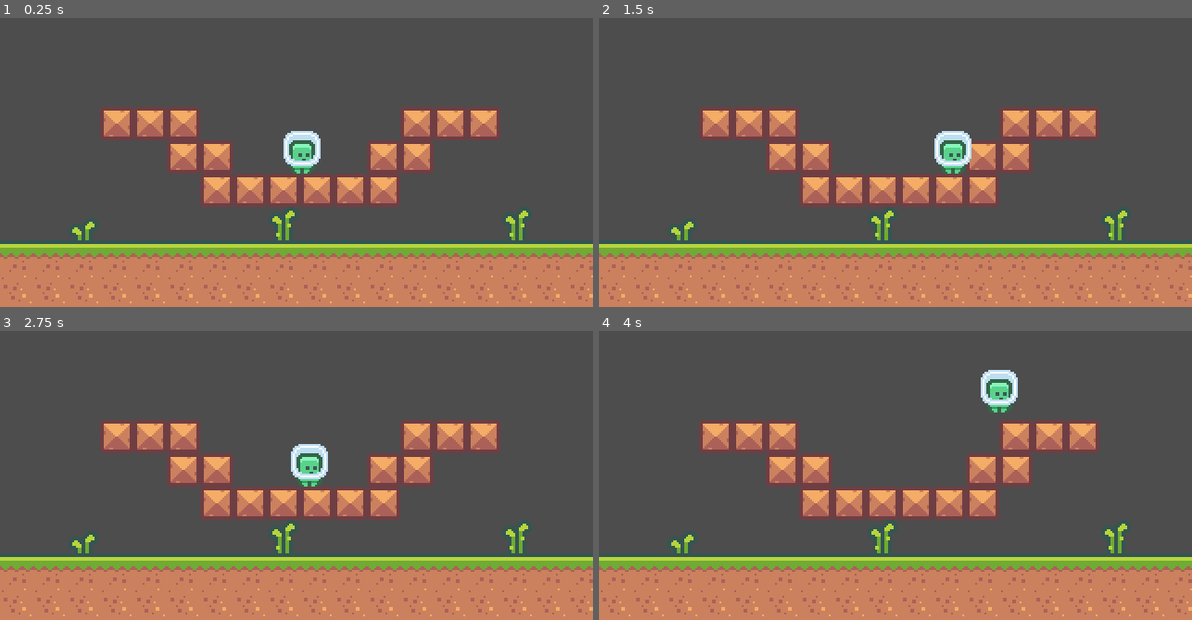
Above: before the commit, frames 1-4 (two rows, left to right).
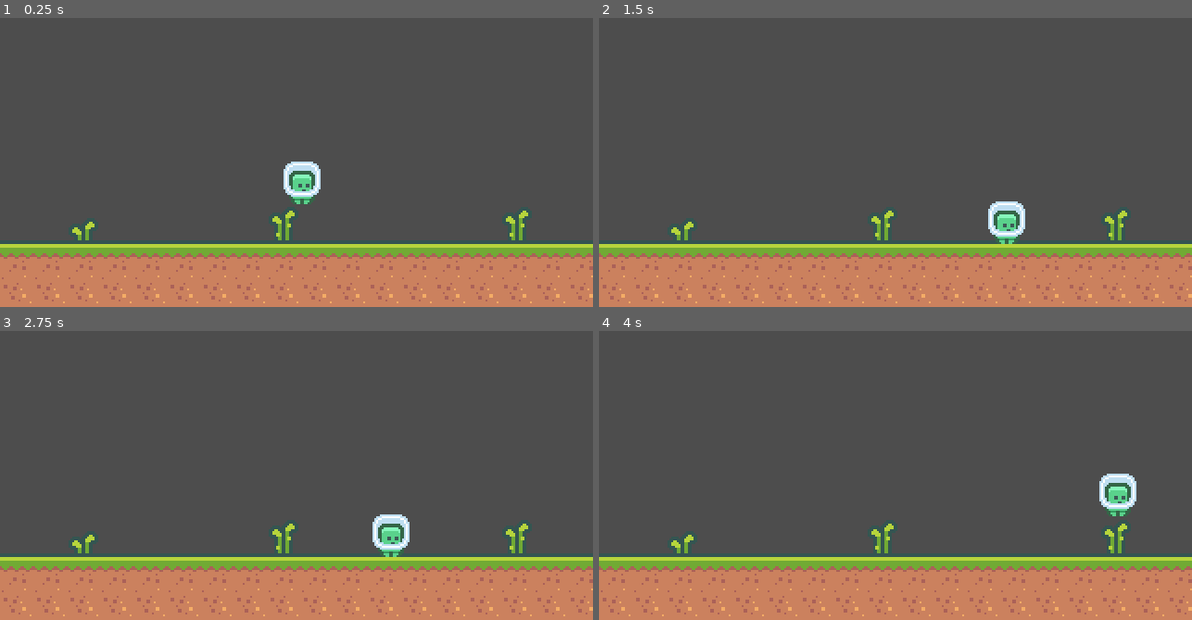
Above: after the commit, the same moments.

Repository: jrenato/pixel_platform
Game: Godot game, scene res://assets/world/World.tscn
The game is run twice, just before and just after one commit, with the same random seed, the same clock (stepped at 60 frames per second) and the same inputs.
Inputs:
- Up to frame 1 (0.25 s): no input
- Up to frame 2 (1.5 s): tap Enter (ui_accept) at 0.5, 0.77 s; hold Right (ui_right) from 0.53 s (still down)
- Up to frame 3 (2.75 s): tap Enter (ui_accept) at 1.52 s; release Right (ui_right) at 2.03 s; hold Left (ui_left) from 2.03 s (still down)
- Up to frame 4 (4 s): release Left (ui_left) at 2.78 s; hold Right (ui_right) from 2.78 s (still down); tap Enter (ui_accept) at 3.02, 3.77 s

The runs differ from the first frame. In frame 1, 11% of the frame differs, in the area x 16-85%, y 30-66%; in frame 2, 12%; in frame 3, 12%; in frame 4, 12%, in the area x 16-91%, y 13-66%.

Commit message:
Set FPS to keep vsync enabled

Diff:
--- a/assets/player/Player.gd
+++ b/assets/player/Player.gd
@@ -26,5 +26,6 @@
 
 	move_and_slide()
 
+
 func apply_gravity(delta):
 	velocity.y += gravity * delta
--- a/assets/player/Player.tscn
+++ b/assets/player/Player.tscn
@@ -15,9 +15,9 @@
 "speed": 5.0
 }]
 
-[sub_resource type="CapsuleShape2D" id="CapsuleShape2D_kvb1w"]
-radius = 7.0
-height = 18.0
+[sub_resource type="CapsuleShape2D" id="CapsuleShape2D_if3x5"]
+radius = 5.0
+height = 17.0
 
 [node name="Player" type="CharacterBody2D"]
 script = ExtResource("1_qh5p3")
@@ -28,5 +28,5 @@
 flip_h = true
 
 [node name="CollisionShape2D" type="CollisionShape2D" parent="."]
-position = Vector2(0, 3)
-shape = SubResource("CapsuleShape2D_kvb1w")
+position = Vector2(0, 3.5)
+shape = SubResource("CapsuleShape2D_if3x5")
--- a/assets/world/World.tscn
+++ b/assets/world/World.tscn
@@ -1,6 +1,5 @@
-[gd_scene load_steps=6 format=3 uid="uid://c66jsmk2m8d83"]
+[gd_scene load_steps=5 format=3 uid="uid://c66jsmk2m8d83"]
 
-[ext_resource type="PackedScene" uid="uid://b2pvqh11ghvup" path="res://assets/world/block/Block.tscn" id="1_thraq"]
 [ext_resource type="PackedScene" uid="uid://bx0k7kkgxmth2" path="res://assets/player/Player.tscn" id="2_0mvch"]
 [ext_resource type="Texture2D" uid="uid://b1wavil2t0gf5" path="res://assets/world/tiles_packed.png" id="3_3kohn"]
 
@@ -8,184 +7,553 @@
 texture = ExtResource("3_3kohn")
 texture_region_size = Vector2i(18, 18)
 0:0/0 = 0
+0:0/0/physics_layer_0/linear_velocity = Vector2(0, 0)
+0:0/0/physics_layer_0/angular_velocity = 0.0
 1:0/0 = 0
+1:0/0/physics_layer_0/linear_velocity = Vector2(0, 0)
+1:0/0/physics_layer_0/angular_velocity = 0.0
 2:0/0 = 0
+2:0/0/physics_layer_0/linear_velocity = Vector2(0, 0)
+2:0/0/physics_layer_0/angular_velocity = 0.0
 3:0/0 = 0
+3:0/0/physics_layer_0/linear_velocity = Vector2(0, 0)
+3:0/0/physics_layer_0/angular_velocity = 0.0
 4:0/0 = 0
+4:0/0/physics_layer_0/linear_velocity = Vector2(0, 0)
+4:0/0/physics_layer_0/angular_velocity = 0.0
 5:0/0 = 0
+5:0/0/physics_layer_0/linear_velocity = Vector2(0, 0)
+5:0/0/physics_layer_0/angular_velocity = 0.0
 6:0/0 = 0
+6:0/0/physics_layer_0/linear_velocity = Vector2(0, 0)
+6:0/0/physics_layer_0/angular_velocity = 0.0
 7:0/0 = 0
+7:0/0/physics_layer_0/linear_velocity = Vector2(0, 0)
+7:0/0/physics_layer_0/angular_velocity = 0.0
 8:0/0 = 0
+8:0/0/physics_layer_0/linear_velocity = Vector2(0, 0)
+8:0/0/physics_layer_0/angular_velocity = 0.0
 9:0/0 = 0
+9:0/0/physics_layer_0/linear_velocity = Vector2(0, 0)
+9:0/0/physics_layer_0/angular_velocity = 0.0
 10:0/0 = 0
+10:0/0/physics_layer_0/linear_velocity = Vector2(0, 0)
+10:0/0/physics_layer_0/angular_velocity = 0.0
 11:0/0 = 0
+11:0/0/physics_layer_0/linear_velocity = Vector2(0, 0)
+11:0/0/physics_layer_0/angular_velocity = 0.0
 12:0/0 = 0
+12:0/0/physics_layer_0/linear_velocity = Vector2(0, 0)
+12:0/0/physics_layer_0/angular_velocity = 0.0
 13:0/0 = 0
+13:0/0/physics_layer_0/linear_velocity = Vector2(0, 0)
+13:0/0/physics_layer_0/angular_velocity = 0.0
 14:0/0 = 0
+14:0/0/physics_layer_0/linear_velocity = Vector2(0, 0)
+14:0/0/physics_layer_0/angular_velocity = 0.0
 15:0/0 = 0
+15:0/0/physics_layer_0/linear_velocity = Vector2(0, 0)
+15:0/0/physics_layer_0/angular_velocity = 0.0
 16:0/0 = 0
+16:0/0/physics_layer_0/linear_velocity = Vector2(0, 0)
+16:0/0/physics_layer_0/angular_velocity = 0.0
 17:0/0 = 0
+17:0/0/physics_layer_0/linear_velocity = Vector2(0, 0)
+17:0/0/physics_layer_0/angular_velocity = 0.0
 18:0/0 = 0
+18:0/0/physics_layer_0/linear_velocity = Vector2(0, 0)
+18:0/0/physics_layer_0/angular_velocity = 0.0
 19:0/0 = 0
+19:0/0/physics_layer_0/linear_velocity = Vector2(0, 0)
+19:0/0/physics_layer_0/angular_velocity = 0.0
 0:1/0 = 0
+0:1/0/physics_layer_0/linear_velocity = Vector2(0, 0)
+0:1/0/physics_layer_0/angular_velocity = 0.0
 1:1/0 = 0
+1:1/0/physics_layer_0/linear_velocity = Vector2(0, 0)
+1:1/0/physics_layer_0/angular_velocity = 0.0
+1:1/0/physics_layer_0/polygon_0/points = PackedVector2Array(-7, -7, 9, -7, 9, 9, -7, 9)
 2:1/0 = 0
+2:1/0/physics_layer_0/linear_velocity = Vector2(0, 0)
+2:1/0/physics_layer_0/angular_velocity = 0.0
+2:1/0/physics_layer_0/polygon_0/points = PackedVector2Array(-9, -7, 9, -7, 9, 9, -9, 9)
 3:1/0 = 0
+3:1/0/physics_layer_0/linear_velocity = Vector2(0, 0)
+3:1/0/physics_layer_0/angular_velocity = 0.0
+3:1/0/physics_layer_0/polygon_0/points = PackedVector2Array(-9, -7, 7, -7, 7, 9, -9, 9)
 4:1/0 = 0
+4:1/0/physics_layer_0/linear_velocity = Vector2(0, 0)
+4:1/0/physics_layer_0/angular_velocity = 0.0
 5:1/0 = 0
+5:1/0/physics_layer_0/linear_velocity = Vector2(0, 0)
+5:1/0/physics_layer_0/angular_velocity = 0.0
 6:1/0 = 0
+6:1/0/physics_layer_0/linear_velocity = Vector2(0, 0)
+6:1/0/physics_layer_0/angular_velocity = 0.0
 7:1/0 = 0
+7:1/0/physics_layer_0/linear_velocity = Vector2(0, 0)
+7:1/0/physics_layer_0/angular_velocity = 0.0
 8:1/0 = 0
+8:1/0/physics_layer_0/linear_velocity = Vector2(0, 0)
+8:1/0/physics_layer_0/angular_velocity = 0.0
 9:1/0 = 0
+9:1/0/physics_layer_0/linear_velocity = Vector2(0, 0)
+9:1/0/physics_layer_0/angular_velocity = 0.0
 10:1/0 = 0
+10:1/0/physics_layer_0/linear_velocity = Vector2(0, 0)
+10:1/0/physics_layer_0/angular_velocity = 0.0
 11:1/0 = 0
+11:1/0/physics_layer_0/linear_velocity = Vector2(0, 0)
+11:1/0/physics_layer_0/angular_velocity = 0.0
 12:1/0 = 0
+12:1/0/physics_layer_0/linear_velocity = Vector2(0, 0)
+12:1/0/physics_layer_0/angular_velocity = 0.0
 13:1/0 = 0
+13:1/0/physics_layer_0/linear_velocity = Vector2(0, 0)
+13:1/0/physics_layer_0/angular_velocity = 0.0
 14:1/0 = 0
+14:1/0/physics_layer_0/linear_velocity = Vector2(0, 0)
+14:1/0/physics_layer_0/angular_velocity = 0.0
 15:1/0 = 0
+15:1/0/physics_layer_0/linear_velocity = Vector2(0, 0)
+15:1/0/physics_layer_0/angular_velocity = 0.0
 16:1/0 = 0
+16:1/0/physics_layer_0/linear_velocity = Vector2(0, 0)
+16:1/0/physics_layer_0/angular_velocity = 0.0
 17:1/0 = 0
+17:1/0/physics_layer_0/linear_velocity = Vector2(0, 0)
+17:1/0/physics_layer_0/angular_velocity = 0.0
 18:1/0 = 0
+18:1/0/physics_layer_0/linear_velocity = Vector2(0, 0)
+18:1/0/physics_layer_0/angular_velocity = 0.0
 19:1/0 = 0
+19:1/0/physics_layer_0/linear_velocity = Vector2(0, 0)
+19:1/0/physics_layer_0/angular_velocity = 0.0
 0:2/0 = 0
+0:2/0/physics_layer_0/linear_velocity = Vector2(0, 0)
+0:2/0/physics_layer_0/angular_velocity = 0.0
 1:2/0 = 0
+1:2/0/physics_layer_0/linear_velocity = Vector2(0, 0)
+1:2/0/physics_layer_0/angular_velocity = 0.0
 2:2/0 = 0
+2:2/0/physics_layer_0/linear_velocity = Vector2(0, 0)
+2:2/0/physics_layer_0/angular_velocity = 0.0
 3:2/0 = 0
+3:2/0/physics_layer_0/linear_velocity = Vector2(0, 0)
+3:2/0/physics_layer_0/angular_velocity = 0.0
 4:2/0 = 0
+4:2/0/physics_layer_0/linear_velocity = Vector2(0, 0)
+4:2/0/physics_layer_0/angular_velocity = 0.0
 5:2/0 = 0
+5:2/0/physics_layer_0/linear_velocity = Vector2(0, 0)
+5:2/0/physics_layer_0/angular_velocity = 0.0
 6:2/0 = 0
+6:2/0/physics_layer_0/linear_velocity = Vector2(0, 0)
+6:2/0/physics_layer_0/angular_velocity = 0.0
 7:2/0 = 0
+7:2/0/physics_layer_0/linear_velocity = Vector2(0, 0)
+7:2/0/physics_layer_0/angular_velocity = 0.0
 8:2/0 = 0
+8:2/0/physics_layer_0/linear_velocity = Vector2(0, 0)
+8:2/0/physics_layer_0/angular_velocity = 0.0
 9:2/0 = 0
+9:2/0/physics_layer_0/linear_velocity = Vector2(0, 0)
+9:2/0/physics_layer_0/angular_velocity = 0.0
 10:2/0 = 0
+10:2/0/physics_layer_0/linear_velocity = Vector2(0, 0)
+10:2/0/physics_layer_0/angular_velocity = 0.0
 11:2/0 = 0
+11:2/0/physics_layer_0/linear_velocity = Vector2(0, 0)
+11:2/0/physics_layer_0/angular_velocity = 0.0
 12:2/0 = 0
+12:2/0/physics_layer_0/linear_velocity = Vector2(0, 0)
+12:2/0/physics_layer_0/angular_velocity = 0.0
 13:2/0 = 0
+13:2/0/physics_layer_0/linear_velocity = Vector2(0, 0)
+13:2/0/physics_layer_0/angular_velocity = 0.0
 14:2/0 = 0
+14:2/0/physics_layer_0/linear_velocity = Vector2(0, 0)
+14:2/0/physics_layer_0/angular_velocity = 0.0
 15:2/0 = 0
+15:2/0/physics_layer_0/linear_velocity = Vector2(0, 0)
+15:2/0/physics_layer_0/angular_velocity = 0.0
 16:2/0 = 0
+16:2/0/physics_layer_0/linear_velocity = Vector2(0, 0)
+16:2/0/physics_layer_0/angular_velocity = 0.0
 17:2/0 = 0
+17:2/0/physics_layer_0/linear_velocity = Vector2(0, 0)
+17:2/0/physics_layer_0/angular_velocity = 0.0
 18:2/0 = 0
+18:2/0/physics_layer_0/linear_velocity = Vector2(0, 0)
+18:2/0/physics_layer_0/angular_velocity = 0.0
 19:2/0 = 0
+19:2/0/physics_layer_0/linear_velocity = Vector2(0, 0)
+19:2/0/physics_layer_0/angular_velocity = 0.0
 0:3/0 = 0
+0:3/0/physics_layer_0/linear_velocity = Vector2(0, 0)
+0:3/0/physics_layer_0/angular_velocity = 0.0
 1:3/0 = 0
+1:3/0/physics_layer_0/linear_velocity = Vector2(0, 0)
+1:3/0/physics_layer_0/angular_velocity = 0.0
 2:3/0 = 0
+2:3/0/physics_layer_0/linear_velocity = Vector2(0, 0)
+2:3/0/physics_layer_0/angular_velocity = 0.0
 3:3/0 = 0
+3:3/0/physics_layer_0/linear_velocity = Vector2(0, 0)
+3:3/0/physics_layer_0/angular_velocity = 0.0
 4:3/0 = 0
+4:3/0/physics_layer_0/linear_velocity = Vector2(0, 0)
+4:3/0/physics_layer_0/angular_velocity = 0.0
 5:3/0 = 0
+5:3/0/physics_layer_0/linear_velocity = Vector2(0, 0)
+5:3/0/physics_layer_0/angular_velocity = 0.0
 6:3/0 = 0
+6:3/0/physics_layer_0/linear_velocity = Vector2(0, 0)
+6:3/0/physics_layer_0/angular_velocity = 0.0
 7:3/0 = 0
+7:3/0/physics_layer_0/linear_velocity = Vector2(0, 0)
+7:3/0/physics_layer_0/angular_velocity = 0.0
 8:3/0 = 0
+8:3/0/physics_layer_0/linear_velocity = Vector2(0, 0)
+8:3/0/physics_layer_0/angular_velocity = 0.0
 9:3/0 = 0
+9:3/0/physics_layer_0/linear_velocity = Vector2(0, 0)
+9:3/0/physics_layer_0/angular_velocity = 0.0
 10:3/0 = 0
+10:3/0/physics_layer_0/linear_velocity = Vector2(0, 0)
+10:3/0/physics_layer_0/angular_velocity = 0.0
 11:3/0 = 0
+11:3/0/physics_layer_0/linear_velocity = Vector2(0, 0)
+11:3/0/physics_layer_0/angular_velocity = 0.0
 12:3/0 = 0
+12:3/0/physics_layer_0/linear_velocity = Vector2(0, 0)
+12:3/0/physics_layer_0/angular_velocity = 0.0
 13:3/0 = 0
+13:3/0/physics_layer_0/linear_velocity = Vector2(0, 0)
+13:3/0/physics_layer_0/angular_velocity = 0.0
 14:3/0 = 0
+14:3/0/physics_layer_0/linear_velocity = Vector2(0, 0)
+14:3/0/physics_layer_0/angular_velocity = 0.0
 15:3/0 = 0
+15:3/0/physics_layer_0/linear_velocity = Vector2(0, 0)
+15:3/0/physics_layer_0/angular_velocity = 0.0
 16:3/0 = 0
+16:3/0/physics_layer_0/linear_velocity = Vector2(0, 0)
+16:3/0/physics_layer_0/angular_velocity = 0.0
 17:3/0 = 0
+17:3/0/physics_layer_0/linear_velocity = Vector2(0, 0)
+17:3/0/physics_layer_0/angular_velocity = 0.0
 18:3/0 = 0
+18:3/0/physics_layer_0/linear_velocity = Vector2(0, 0)
+18:3/0/physics_layer_0/angular_velocity = 0.0
 19:3/0 = 0
+19:3/0/physics_layer_0/linear_velocity = Vector2(0, 0)
+19:3/0/physics_layer_0/angular_velocity = 0.0
 0:4/0 = 0
+0:4/0/physics_layer_0/linear_velocity = Vector2(0, 0)
+0:4/0/physics_layer_0/angular_velocity = 0.0
 1:4/0 = 0
+1:4/0/physics_layer_0/linear_velocity = Vector2(0, 0)
+1:4/0/physics_layer_0/angular_velocity = 0.0
 2:4/0 = 0
+2:4/0/physics_layer_0/linear_velocity = Vector2(0, 0)
+2:4/0/physics_layer_0/angular_velocity = 0.0
 3:4/0 = 0
+3:4/0/physics_layer_0/linear_velocity = Vector2(0, 0)
+3:4/0/physics_layer_0/angular_velocity = 0.0
 4:4/0 = 0
+4:4/0/physics_layer_0/linear_velocity = Vector2(0, 0)
+4:4/0/physics_layer_0/angular_velocity = 0.0
 5:4/0 = 0
+5:4/0/physics_layer_0/linear_velocity = Vector2(0, 0)
+5:4/0/physics_layer_0/angular_velocity = 0.0
 6:4/0 = 0
+6:4/0/physics_layer_0/linear_velocity = Vector2(0, 0)
+6:4/0/physics_layer_0/angular_velocity = 0.0
 7:4/0 = 0
+7:4/0/physics_layer_0/linear_velocity = Vector2(0, 0)
+7:4/0/physics_layer_0/angular_velocity = 0.0
 8:4/0 = 0
+8:4/0/physics_layer_0/linear_velocity = Vector2(0, 0)
+8:4/0/physics_layer_0/angular_velocity = 0.0
 9:4/0 = 0
+9:4/0/physics_layer_0/linear_velocity = Vector2(0, 0)
+9:4/0/physics_layer_0/angular_velocity = 0.0
 10:4/0 = 0
+10:4/0/physics_layer_0/linear_velocity = Vector2(0, 0)
+10:4/0/physics_layer_0/angular_velocity = 0.0
 11:4/0 = 0
+11:4/0/physics_layer_0/linear_velocity = Vector2(0, 0)
+11:4/0/physics_layer_0/angular_velocity = 0.0
 12:4/0 = 0
+12:4/0/physics_layer_0/linear_velocity = Vector2(0, 0)
+12:4/0/physics_layer_0/angular_velocity = 0.0
 13:4/0 = 0
+13:4/0/physics_layer_0/linear_velocity = Vector2(0, 0)
+13:4/0/physics_layer_0/angular_velocity = 0.0
 14:4/0 = 0
+14:4/0/physics_layer_0/linear_velocity = Vector2(0, 0)
+14:4/0/physics_layer_0/angular_velocity = 0.0
 15:4/0 = 0
+15:4/0/physics_layer_0/linear_velocity = Vector2(0, 0)
+15:4/0/physics_layer_0/angular_velocity = 0.0
 16:4/0 = 0
+16:4/0/physics_layer_0/linear_velocity = Vector2(0, 0)
+16:4/0/physics_layer_0/angular_velocity = 0.0
 17:4/0 = 0
+17:4/0/physics_layer_0/linear_velocity = Vector2(0, 0)
+17:4/0/physics_layer_0/angular_velocity = 0.0
 18:4/0 = 0
+18:4/0/physics_layer_0/linear_velocity = Vector2(0, 0)
+18:4/0/physics_layer_0/angular_velocity = 0.0
 19:4/0 = 0
+19:4/0/physics_layer_0/linear_velocity = Vector2(0, 0)
+19:4/0/physics_layer_0/angular_velocity = 0.0
 0:5/0 = 0
+0:5/0/physics_layer_0/linear_velocity = Vector2(0, 0)
+0:5/0/physics_layer_0/angular_velocity = 0.0
 1:5/0 = 0
+1:5/0/physics_layer_0/linear_velocity = Vector2(0, 0)
+1:5/0/physics_layer_0/angular_velocity = 0.0
 2:5/0 = 0
+2:5/0/physics_layer_0/linear_velocity = Vector2(0, 0)
+2:5/0/physics_layer_0/angular_velocity = 0.0
 3:5/0 = 0
+3:5/0/physics_layer_0/linear_velocity = Vector2(0, 0)
+3:5/0/physics_layer_0/angular_velocity = 0.0
 4:5/0 = 0
+4:5/0/physics_layer_0/linear_velocity = Vector2(0, 0)
+4:5/0/physics_layer_0/angular_velocity = 0.0
 5:5/0 = 0
+5:5/0/physics_layer_0/linear_velocity = Vector2(0, 0)
+5:5/0/physics_layer_0/angular_velocity = 0.0
 6:5/0 = 0
+6:5/0/physics_layer_0/linear_velocity = Vector2(0, 0)
+6:5/0/physics_layer_0/angular_velocity = 0.0
 7:5/0 = 0
+7:5/0/physics_layer_0/linear_velocity = Vector2(0, 0)
+7:5/0/physics_layer_0/angular_velocity = 0.0
 8:5/0 = 0
+8:5/0/physics_layer_0/linear_velocity = Vector2(0, 0)
+8:5/0/physics_layer_0/angular_velocity = 0.0
 9:5/0 = 0
+9:5/0/physics_layer_0/linear_velocity = Vector2(0, 0)
+9:5/0/physics_layer_0/angular_velocity = 0.0
 10:5/0 = 0
+10:5/0/physics_layer_0/linear_velocity = Vector2(0, 0)
+10:5/0/physics_layer_0/angular_velocity = 0.0
 11:5/0 = 0
+11:5/0/physics_layer_0/linear_velocity = Vector2(0, 0)
+11:5/0/physics_layer_0/angular_velocity = 0.0
 12:5/0 = 0
+12:5/0/physics_layer_0/linear_velocity = Vector2(0, 0)
+12:5/0/physics_layer_0/angular_velocity = 0.0
 13:5/0 = 0
+13:5/0/physics_layer_0/linear_velocity = Vector2(0, 0)
+13:5/0/physics_layer_0/angular_velocity = 0.0
 14:5/0 = 0
+14:5/0/physics_layer_0/linear_velocity = Vector2(0, 0)
+14:5/0/physics_layer_0/angular_velocity = 0.0
 15:5/0 = 0
+15:5/0/physics_layer_0/linear_velocity = Vector2(0, 0)
+15:5/0/physics_layer_0/angular_velocity = 0.0
 16:5/0 = 0
+16:5/0/physics_layer_0/linear_velocity = Vector2(0, 0)
+16:5/0/physics_layer_0/angular_velocity = 0.0
 17:5/0 = 0
+17:5/0/physics_layer_0/linear_velocity = Vector2(0, 0)
+17:5/0/physics_layer_0/angular_velocity = 0.0
 18:5/0 = 0
+18:5/0/physics_layer_0/linear_velocity = Vector2(0, 0)
+18:5/0/physics_layer_0/angular_velocity = 0.0
 19:5/0 = 0
+19:5/0/physics_layer_0/linear_velocity = Vector2(0, 0)
+19:5/0/physics_layer_0/angular_velocity = 0.0
 0:6/0 = 0
+0:6/0/physics_layer_0/linear_velocity = Vector2(0, 0)
+0:6/0/physics_layer_0/angular_velocity = 0.0
 1:6/0 = 0
+1:6/0/physics_layer_0/linear_velocity = Vector2(0, 0)
+1:6/0/physics_layer_0/angular_velocity = 0.0
 2:6/0 = 0
+2:6/0/physics_layer_0/linear_velocity = Vector2(0, 0)
+2:6/0/physics_layer_0/angular_velocity = 0.0
+2:6/0/physics_layer_0/polygon_0/points = PackedVector2Array(-9, -9, 9, -9, 9, 9, -9, 9)
 3:6/0 = 0
+3:6/0/physics_layer_0/linear_velocity = Vector2(0, 0)
+3:6/0/physics_layer_0/angular_velocity = 0.0
 4:6/0 = 0
+4:6/0/physics_layer_0/linear_velocity = Vector2(0, 0)
+4:6/0/physics_layer_0/angular_velocity = 0.0
 5:6/0 = 0
+5:6/0/physics_layer_0/linear_velocity = Vector2(0, 0)
+5:6/0/physics_layer_0/angular_velocity = 0.0
 6:6/0 = 0
+6:6/0/physics_layer_0/linear_velocity = Vector2(0, 0)
+6:6/0/physics_layer_0/angular_velocity = 0.0
 7:6/0 = 0
+7:6/0/physics_layer_0/linear_velocity = Vector2(0, 0)
+7:6/0/physics_layer_0/angular_velocity = 0.0
 8:6/0 = 0
+8:6/0/physics_layer_0/linear_velocity = Vector2(0, 0)
+8:6/0/physics_layer_0/angular_velocity = 0.0
 10:6/0 = 0
+10:6/0/physics_layer_0/linear_velocity = Vector2(0, 0)
+10:6/0/physics_layer_0/angular_velocity = 0.0
 11:6/0 = 0
+11:6/0/physics_layer_0/linear_velocity = Vector2(0, 0)
+11:6/0/physics_layer_0/angular_velocity = 0.0
 13:6/0 = 0
+13:6/0/physics_layer_0/linear_velocity = Vector2(0, 0)
+13:6/0/physics_layer_0/angular_velocity = 0.0
 14:6/0 = 0
+14:6/0/physics_layer_0/linear_velocity = Vector2(0, 0)
+14:6/0/physics_layer_0/angular_velocity = 0.0
 15:6/0 = 0
+15:6/0/physics_layer_0/linear_velocity = Vector2(0, 0)
+15:6/0/physics_layer_0/angular_velocity = 0.0
 18:6/0 = 0
+18:6/0/physics_layer_0/linear_velocity = Vector2(0, 0)
+18:6/0/physics_layer_0/angular_velocity = 0.0
 19:6/0 = 0
+19:6/0/physics_layer_0/linear_velocity = Vector2(0, 0)
+19:6/0/physics_layer_0/angular_velocity = 0.0
 0:7/0 = 0
+0:7/0/physics_layer_0/linear_velocity = Vector2(0, 0)
+0:7/0/physics_layer_0/angular_velocity = 0.0
 1:7/0 = 0
+1:7/0/physics_layer_0/linear_velocity = Vector2(0, 0)
+1:7/0/physics_layer_0/angular_velocity = 0.0
 2:7/0 = 0
+2:7/0/physics_layer_0/linear_velocity = Vector2(0, 0)
+2:7/0/physics_layer_0/angular_velocity = 0.0
 3:7/0 = 0
+3:7/0/physics_layer_0/linear_velocity = Vector2(0, 0)
+3:7/0/physics_layer_0/angular_velocity = 0.0
 4:7/0 = 0
+4:7/0/physics_layer_0/linear_velocity = Vector2(0, 0)
+4:7/0/physics_layer_0/angular_velocity = 0.0
 5:7/0 = 0
+5:7/0/physics_layer_0/linear_velocity = Vector2(0, 0)
+5:7/0/physics_layer_0/angular_velocity = 0.0
 6:7/0 = 0
+6:7/0/physics_layer_0/linear_velocity = Vector2(0, 0)
+6:7/0/physics_layer_0/angular_velocity = 0.0
 7:7/0 = 0
+7:7/0/physics_layer_0/linear_velocity = Vector2(0, 0)
+7:7/0/physics_layer_0/angular_velocity = 0.0
 8:7/0 = 0
+8:7/0/physics_layer_0/linear_velocity = Vector2(0, 0)
+8:7/0/physics_layer_0/angular_velocity = 0.0
 9:7/0 = 0
+9:7/0/physics_layer_0/linear_velocity = Vector2(0, 0)
+9:7/0/physics_layer_0/angular_velocity = 0.0
 10:7/0 = 0
+10:7/0/physics_layer_0/linear_velocity = Vector2(0, 0)
+10:7/0/physics_layer_0/angular_velocity = 0.0
 11:7/0 = 0
+11:7/0/physics_layer_0/linear_velocity = Vector2(0, 0)
+11:7/0/physics_layer_0/angular_velocity = 0.0
 12:7/0 = 0
+12:7/0/physics_layer_0/linear_velocity = Vector2(0, 0)
+12:7/0/physics_layer_0/angular_velocity = 0.0
 13:7/0 = 0
+13:7/0/physics_layer_0/linear_velocity = Vector2(0, 0)
+13:7/0/physics_layer_0/angular_velocity = 0.0
 14:7/0 = 0
+14:7/0/physics_layer_0/linear_velocity = Vector2(0, 0)
+14:7/0/physics_layer_0/angular_velocity = 0.0
 15:7/0 = 0
+15:7/0/physics_layer_0/linear_velocity = Vector2(0, 0)
+15:7/0/physics_layer_0/angular_velocity = 0.0
 16:7/0 = 0
+16:7/0/physics_layer_0/linear_velocity = Vector2(0, 0)
+16:7/0/physics_layer_0/angular_velocity = 0.0
 17:7/0 = 0
+17:7/0/physics_layer_0/linear_velocity = Vector2(0, 0)
+17:7/0/physics_layer_0/angular_velocity = 0.0
 18:7/0 = 0
+18:7/0/physics_layer_0/linear_velocity = Vector2(0, 0)
+18:7/0/physics_layer_0/angular_velocity = 0.0
 19:7/0 = 0
+19:7/0/physics_layer_0/linear_velocity = Vector2(0, 0)
+19:7/0/physics_layer_0/angular_velocity = 0.0
 0:8/0 = 0
+0:8/0/physics_layer_0/linear_velocity = Vector2(0, 0)
+0:8/0/physics_layer_0/angular_velocity = 0.0
 1:8/0 = 0
+1:8/0/physics_layer_0/linear_velocity = Vector2(0, 0)
+1:8/0/physics_layer_0/angular_velocity = 0.0
 2:8/0 = 0
+2:8/0/physics_layer_0/linear_velocity = Vector2(0, 0)
+2:8/0/physics_layer_0/angular_velocity = 0.0
 3:8/0 = 0
+3:8/0/physics_layer_0/linear_velocity = Vector2(0, 0)
+3:8/0/physics_layer_0/angular_velocity = 0.0
 4:8/0 = 0
+4:8/0/physics_layer_0/linear_velocity = Vector2(0, 0)
+4:8/0/physics_layer_0/angular_velocity = 0.0
 5:8/0 = 0
+5:8/0/physics_layer_0/linear_velocity = Vector2(0, 0)
+5:8/0/physics_layer_0/angular_velocity = 0.0
 6:8/0 = 0
+6:8/0/physics_layer_0/linear_velocity = Vector2(0, 0)
+6:8/0/physics_layer_0/angular_velocity = 0.0
 7:8/0 = 0
+7:8/0/physics_layer_0/linear_velocity = Vector2(0, 0)
+7:8/0/physics_layer_0/angular_velocity = 0.0
 8:8/0 = 0
+8:8/0/physics_layer_0/linear_velocity = Vector2(0, 0)
+8:8/0/physics_layer_0/angular_velocity = 0.0
 9:8/0 = 0
+9:8/0/physics_layer_0/linear_velocity = Vector2(0, 0)
+9:8/0/physics_layer_0/angular_velocity = 0.0
 10:8/0 = 0
+10:8/0/physics_layer_0/linear_velocity = Vector2(0, 0)
+10:8/0/physics_layer_0/angular_velocity = 0.0
 11:8/0 = 0
+11:8/0/physics_layer_0/linear_velocity = Vector2(0, 0)
+11:8/0/physics_layer_0/angular_velocity = 0.0
 12:8/0 = 0
+12:8/0/physics_layer_0/linear_velocity = Vector2(0, 0)
+12:8/0/physics_layer_0/angular_velocity = 0.0
 13:8/0 = 0
+13:8/0/physics_layer_0/linear_velocity = Vector2(0, 0)
+13:8/0/physics_layer_0/angular_velocity = 0.0
 14:8/0 = 0
+14:8/0/physics_layer_0/linear_velocity = Vector2(0, 0)
+14:8/0/physics_layer_0/angular_velocity = 0.0
 15:8/0 = 0
+15:8/0/physics_layer_0/linear_velocity = Vector2(0, 0)
+15:8/0/physics_layer_0/angular_velocity = 0.0
 16:8/0 = 0
+16:8/0/physics_layer_0/linear_velocity = Vector2(0, 0)
+16:8/0/physics_layer_0/angular_velocity = 0.0
 17:8/0 = 0
+17:8/0/physics_layer_0/linear_velocity = Vector2(0, 0)
+17:8/0/physics_layer_0/angular_velocity = 0.0
 18:8/0 = 0
+18:8/0/physics_layer_0/linear_velocity = Vector2(0, 0)
+18:8/0/physics_layer_0/angular_velocity = 0.0
 19:8/0 = 0
+19:8/0/physics_layer_0/linear_velocity = Vector2(0, 0)
+19:8/0/physics_layer_0/angular_velocity = 0.0
+12:6/0 = 0
+12:6/0/physics_layer_0/linear_velocity = Vector2(0, 0)
+12:6/0/physics_layer_0/angular_velocity = 0.0
+9:6/0 = 0
+9:6/0/physics_layer_0/linear_velocity = Vector2(0, 0)
+9:6/0/physics_layer_0/angular_velocity = 0.0
+16:6/0 = 0
+16:6/0/physics_layer_0/linear_velocity = Vector2(0, 0)
+16:6/0/physics_layer_0/angular_velocity = 0.0
+17:6/0 = 0
+17:6/0/physics_layer_0/linear_velocity = Vector2(0, 0)
+17:6/0/physics_layer_0/angular_velocity = 0.0
 
 [sub_resource type="TileSet" id="TileSet_bgncl"]
 tile_size = Vector2i(18, 18)
+physics_layer_0/collision_layer = 1
 sources/1 = SubResource("TileSetAtlasSource_bptca")
 
 [node name="World" type="Node2D"]
@@ -196,55 +564,5 @@
 format = 2
 layer_0/tile_data = PackedInt32Array(589824, 131073, 6, 589825, 131073, 6, 589826, 131073, 6, 589827, 131073, 6, 589828 …(658 unchanged characters)…
 
-[node name="Blocks" type="Node2D" parent="."]
-
-[node name="Block14" parent="Blocks" instance=ExtResource("1_thraq")]
-position = Vector2(171, 117)
-
-[node name="Block15" parent="Blocks" instance=ExtResource("1_thraq")]
-position = Vector2(189, 117)
-
-[node name="Block16" parent="Blocks" instance=ExtResource("1_thraq")]
-position = Vector2(207, 117)
-
-[node name="Block4" parent="Blocks" instance=ExtResource("1_thraq")]
-position = Vector2(99, 99)
-
-[node name="Block5" parent="Blocks" instance=ExtResource("1_thraq")]
-position = Vector2(117, 99)
-
-[node name="Block9" parent="Blocks" instance=ExtResource("1_thraq")]
-position = Vector2(207, 99)
-
-[node name="Block10" parent="Blocks" instance=ExtResource("1_thraq")]
-position = Vector2(225, 99)
-
-[node name="Block3" parent="Blocks" instance=ExtResource("1_thraq")]
-position = Vector2(99, 81)
-
-[node name="Block11" parent="Blocks" instance=ExtResource("1_thraq")]
-position = Vector2(225, 81)
-
-[node name="Block12" parent="Blocks" instance=ExtResource("1_thraq")]
-position = Vector2(243, 81)
-
-[node name="Block13" parent="Blocks" instance=ExtResource("1_thraq")]
-position = Vector2(261, 81)
-
-[node name="Block6" parent="Blocks" instance=ExtResource("1_thraq")]
-position = Vector2(117, 117)
-
-[node name="Block7" parent="Blocks" instance=ExtResource("1_thraq")]
-position = Vector2(135, 117)
-
-[node name="Block8" parent="Blocks" instance=ExtResource("1_thraq")]
-position = Vector2(153, 117)
-
-[node name="Block" parent="Blocks" instance=ExtResource("1_thraq")]
-position = Vector2(63, 81)
-
-[node name="Block2" parent="Blocks" instance=ExtResource("1_thraq")]
-position = Vector2(81, 81)
-
 [node name="Player" parent="." instance=ExtResource("2_0mvch")]
 position = Vector2(163, 96)
--- a/project.godot
+++ b/project.godot
@@ -13,6 +13,7 @@
 config/name="Pixel Platform"
 run/main_scene="res://assets/world/World.tscn"
 config/features=PackedStringArray("4.0", "Mobile")
+run/max_fps=59
 config/icon="res://icon.svg"
 
 [display]
